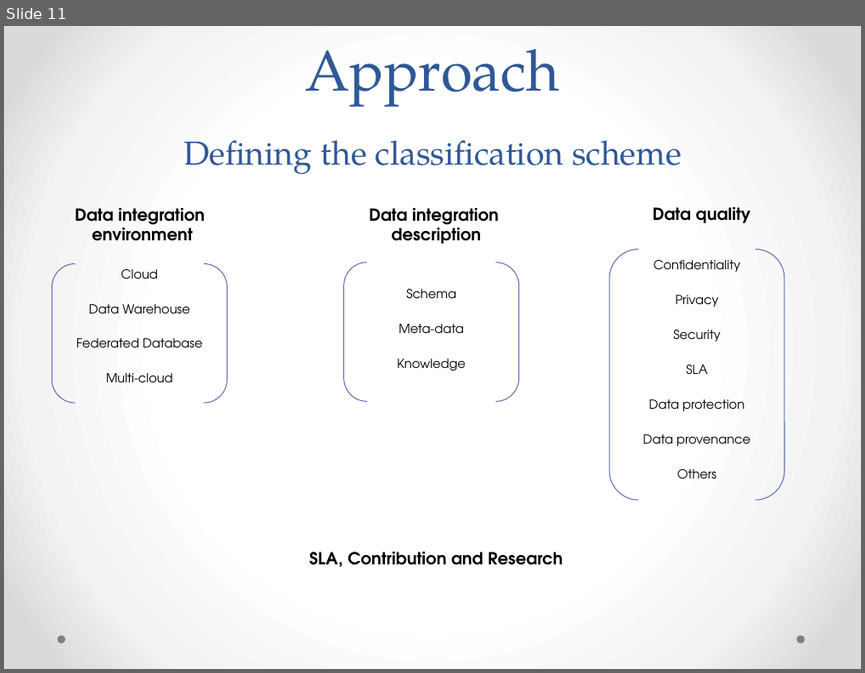
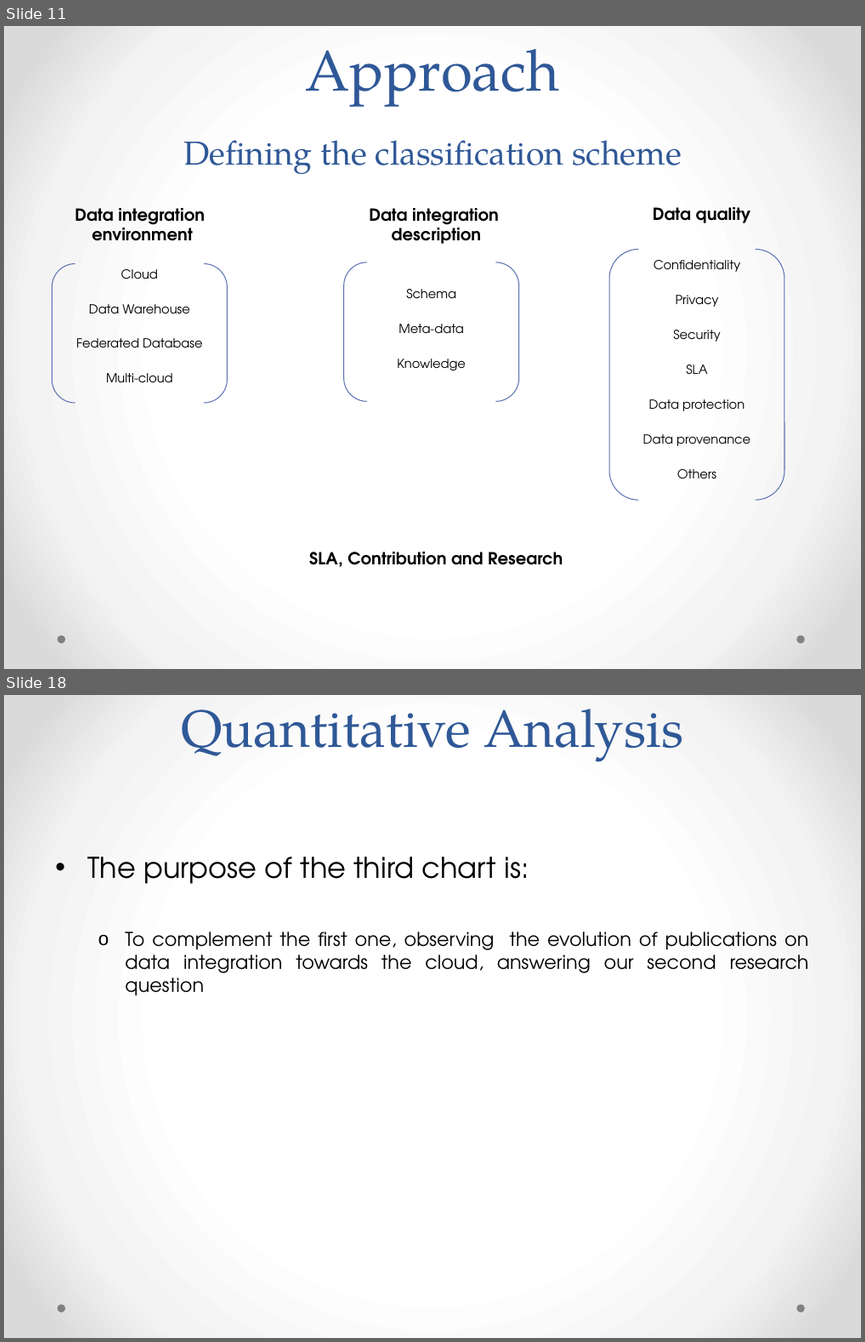
Before and after one commit to danielboni/DanielCarvalho-PhD, a slide deck: Presentations/DEXA 2015 Presentation.pptx. Shown one above the other, each under a label of ours: slide 11 before the commit, slides 11 and 18 after it; the slides between them are not shown. The pictures are 865x673 and 865x1342 pixels, drawn with LibreOffice and Linux fonts; fonts in the diff are those of the drawing. Boxes give left, top, right and bottom in pixels: in the first picture for what was removed or moved away, otherwise in the second. Text is boxed around its words. In the diff, an @@ line names an element or a change of style, - is before the commit and + after.

```diff
--- a/Presentations/DEXA 2015 Presentation.pptx
+++ b/Presentations/DEXA 2015 Presentation.pptx
@@ slide 18 added at <box>4,695,861,1338</box>, background gradient #FFFFFF to #F4F4F4 to #DADADA; not listed: 2 template elements that a slide beside it also shows @@
@@ title added at <box>181,709,683,762</box>, 44 pt, text #2F5897 @@
+Quantitative Analysis
@@ text added at <box>87,857,809,996</box>, 16 pt, text #000000 @@
+• The purpose of the third chart is:
+  o To complement the first one, observing the evolution of publications on data integration towards the cloud, answering our second research question
```
Also in this commit, not shown: 2 slides changed, 9 other slides added, 4 slides removed.
